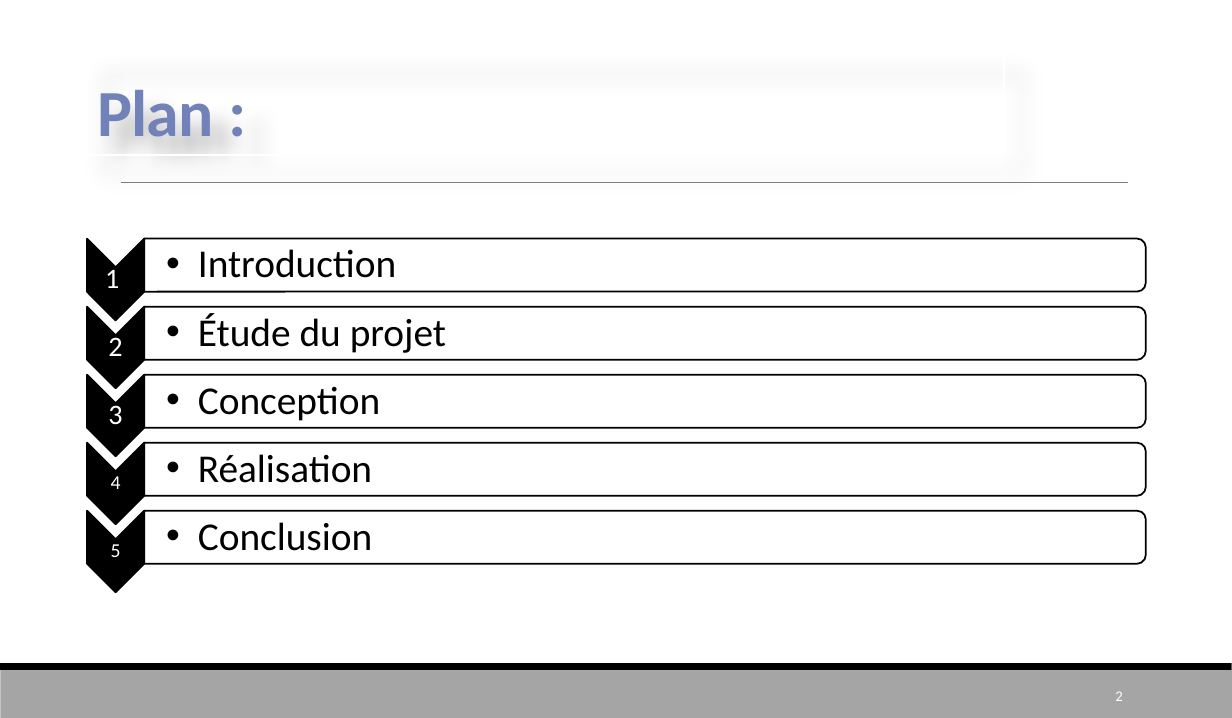
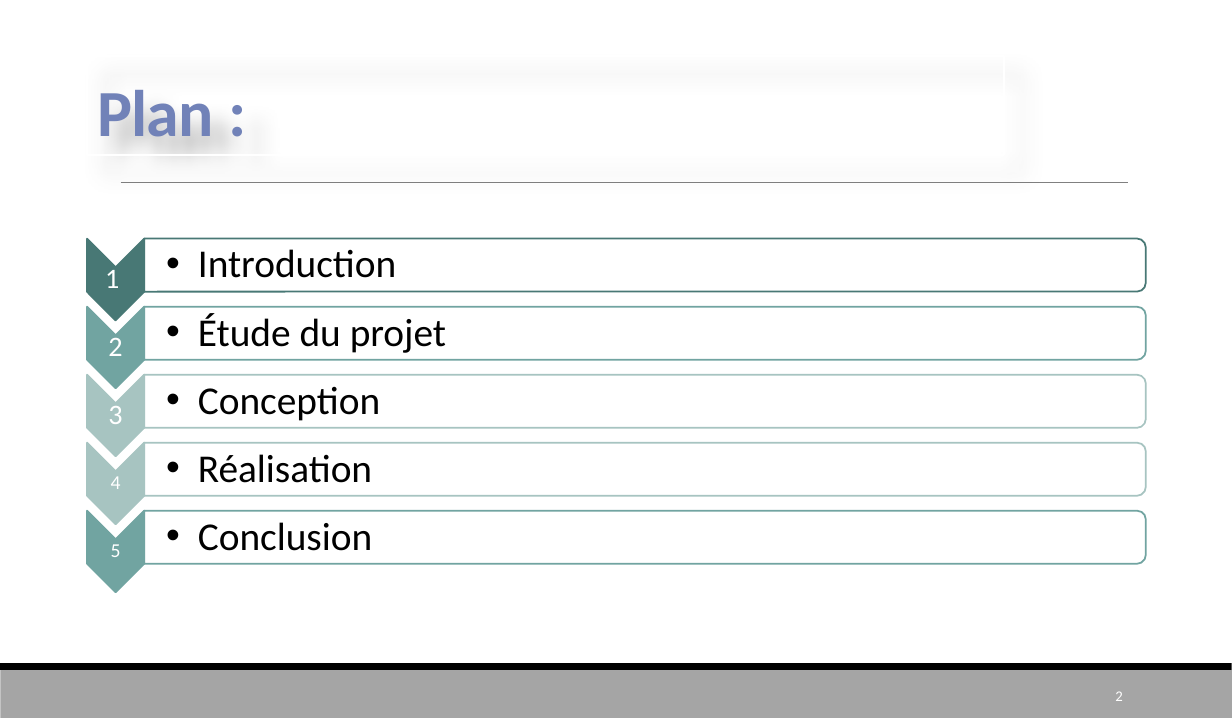
Before and after one commit to YassineElHosni/GestionDesProjets, a slide deck: slide 2 of Présentation.pptx. Drawn at 1232x718 pixels with LibreOffice and Linux fonts; fonts in the diff are those of the drawing. Boxes give left, top, right and bottom in pixels: in the first picture for what was removed or moved away, otherwise in the second. Text is boxed around its words. In the diff, an @@ line names an element or a change of style, - is before the commit and + after.

```diff
--- a/Présentation.pptx
+++ b/Présentation.pptx
@@ chevron at box(88, 238, 144, 320): fill #000000 to #497976; outline #000000 1.25 pt to #497976 1.25 pt @@
@@ round same rect at box(144, 238, 1145, 291): outline #000000 1.25 pt to #497976 1.25 pt @@
@@ chevron at box(88, 306, 144, 388): fill #000000 to #71A5A1; outline #000000 1.25 pt to #71A5A1 1.25 pt @@
@@ round same rect at box(144, 306, 1145, 359): outline #000000 1.25 pt to #71A5A1 1.25 pt @@
@@ chevron at box(88, 374, 144, 456): fill #000000 to #A7C4C2; outline #000000 1.25 pt to #A7C4C2 1.25 pt @@
@@ round same rect at box(144, 374, 1145, 427): outline #000000 1.25 pt to #A7C4C2 1.25 pt @@
@@ chevron at box(88, 442, 144, 524): fill #000000 to #A7C4C2; outline #000000 1.25 pt to #A7C4C2 1.25 pt @@
@@ round same rect at box(144, 443, 1145, 496): outline #000000 1.25 pt to #A7C4C2 1.25 pt @@
@@ chevron at box(88, 510, 144, 592): fill #000000 to #71A5A1; outline #000000 1.25 pt to #71A5A1 1.25 pt @@
@@ round same rect at box(144, 511, 1145, 563): outline #000000 1.25 pt to #71A5A1 1.25 pt @@
```
Also in this commit, not shown: 8 other slides changed, 18 other files.
